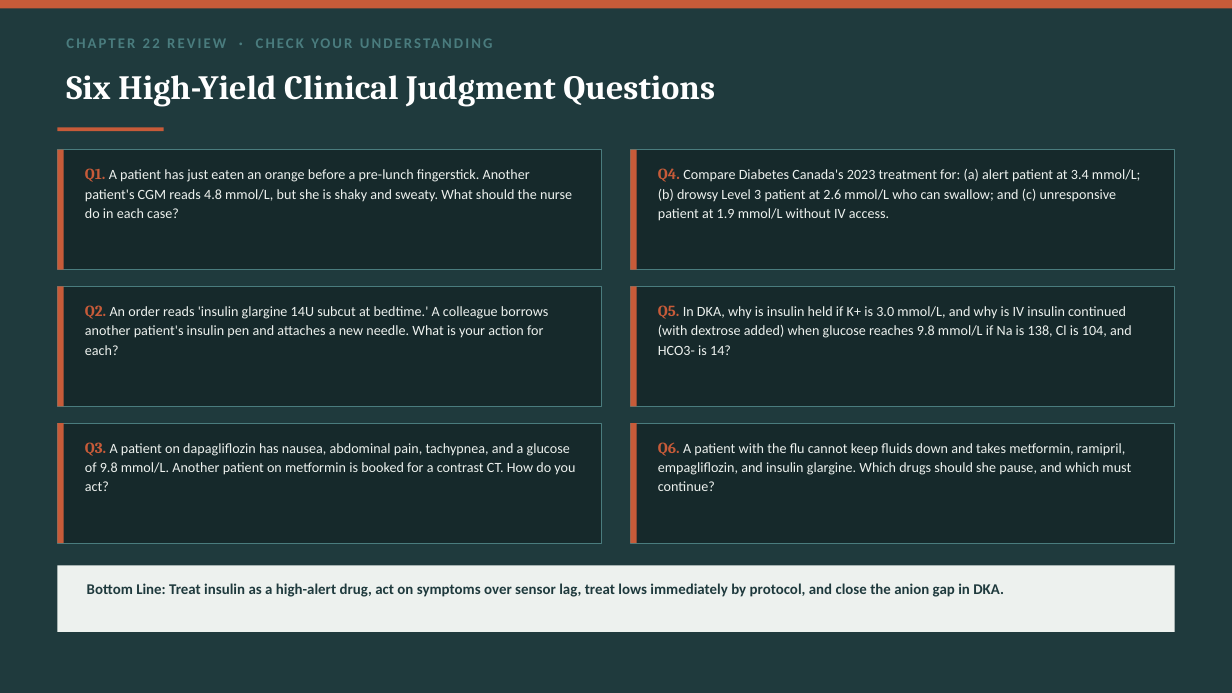
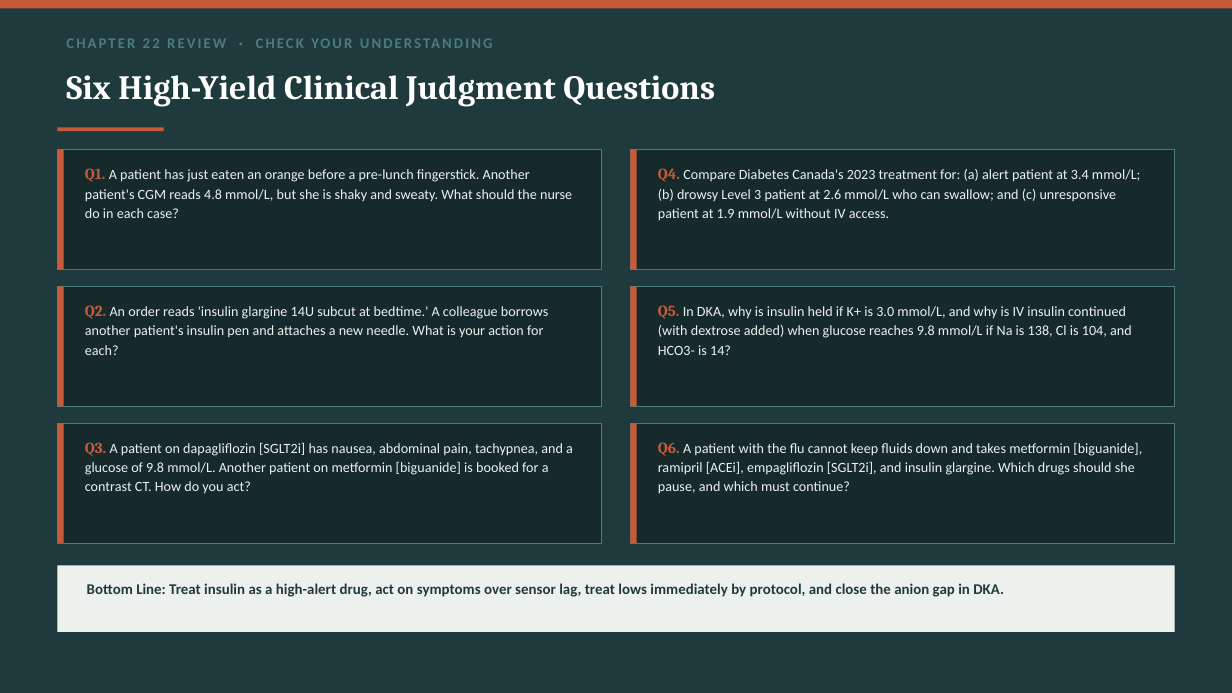
Before and after one commit to andrewleenl/opensourcenursing, a slide deck: slide 29 of Ch22_Diabetes_Lecture_Presentation.pptx (slide 28 before the commit). Drawn at 1232x693 pixels with LibreOffice and Linux fonts; fonts in the diff are those of the drawing. Boxes give left, top, right and bottom in pixels: in the first picture for what was removed or moved away, otherwise in the second. Text is boxed around its words. In the diff, an @@ line names an element or a change of style, - is before the commit and + after.

```diff
--- a/Ch22_Diabetes_Lecture_Presentation.pptx
+++ b/Ch22_Diabetes_Lecture_Presentation.pptx
@@ text at (85,442,573,494): text changed @@
-Q3. A patient on dapagliflozin has nausea, abdominal pain, tachypnea, and a glucose of 9.8 mmol/L. Another patient on metformin is booked for a contrast CT. How do you act?
+Q3. A patient on dapagliflozin [SGLT2i] has nausea, abdominal pain, tachypnea, and a glucose of 9.8 mmol/L. Another patient on metformin [biguanide] is booked for a contrast CT. How do you act?
@@ text at (658,442,1142,494): text changed @@
-Q6. A patient with the flu cannot keep fluids down and takes metformin, ramipril, empagliflozin, and insulin glargine. Which drugs should she pause, and which must continue?
+Q6. A patient with the flu cannot keep fluids down and takes metformin [biguanide], ramipril [ACEi], empagliflozin [SGLT2i], and insulin glargine. Which drugs should she pause, and which must continue?
```
Also in this commit, not shown: 21 other slides changed, 1 slide added, 1 other file.
